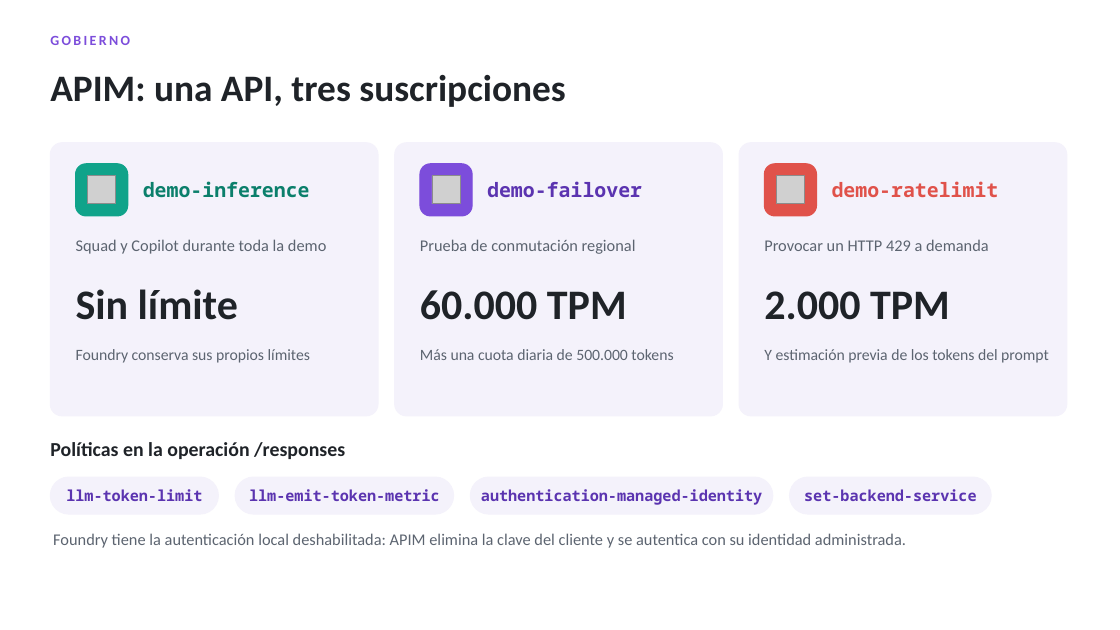
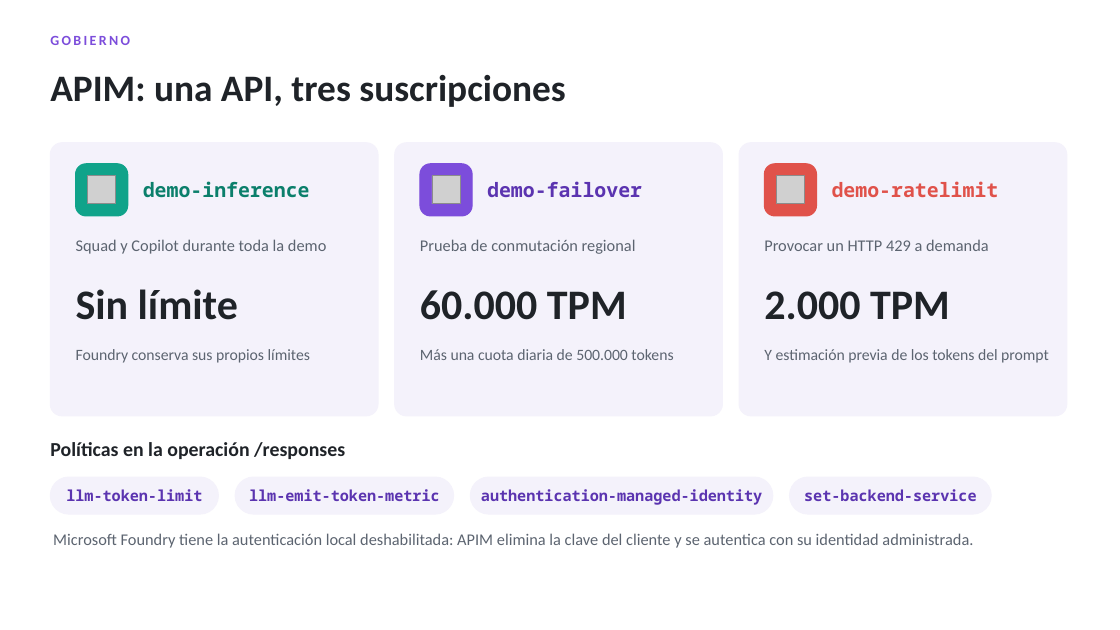
Before and after one commit to rliberoff/2026-git-hub-dev-days, a slide deck: slide 12 of docs/session-deck-es.pptx. Drawn at 1120x630 pixels with LibreOffice and Linux fonts; fonts in the diff are those of the drawing; grey boxes stand for pictures. Boxes give left, top, right and bottom in pixels: in the first picture for what was removed or moved away, otherwise in the second. Text is boxed around its words. In the diff, an @@ line names an element or a change of style, - is before the commit and + after.

```diff
--- a/docs/session-deck-es.pptx
+++ b/docs/session-deck-es.pptx
@@ text at (53, 533, 973, 548): text changed @@
-Foundry tiene la autenticación local deshabilitada: APIM elimina la clave del cliente y se autentica con su identidad administrada.
+Microsoft Foundry tiene la autenticación local deshabilitada: APIM elimina la clave del cliente y se autentica con su identidad administrada.
```
Also in this commit, not shown: 4 other slides changed, 1 other file.
